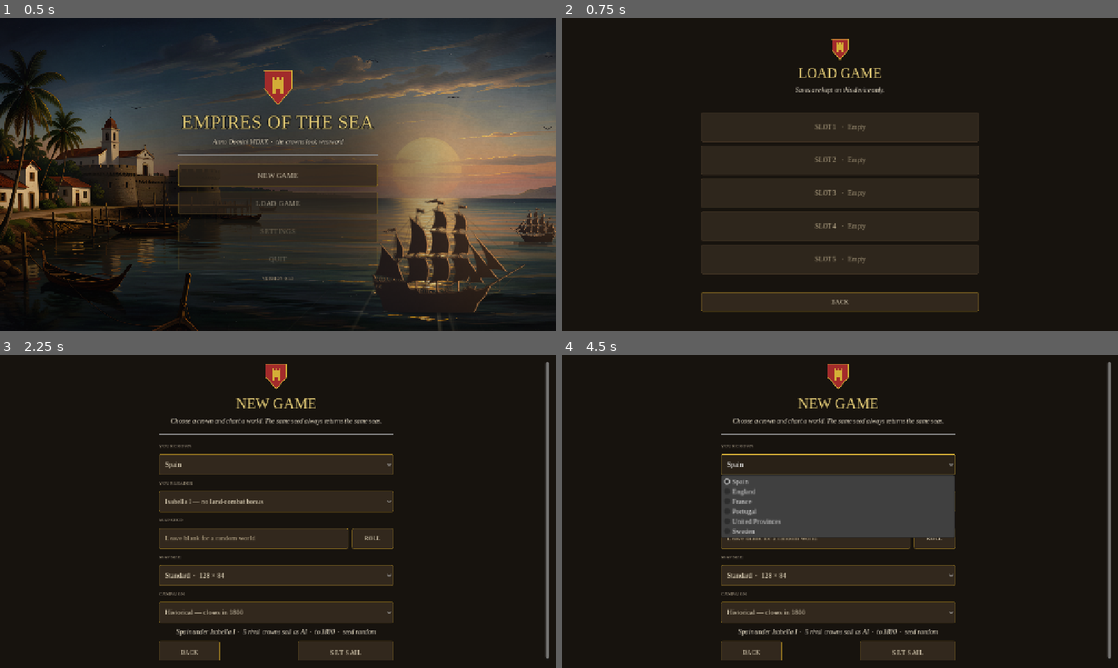
Above: before the commit, frames 1-4 (two rows, left to right).
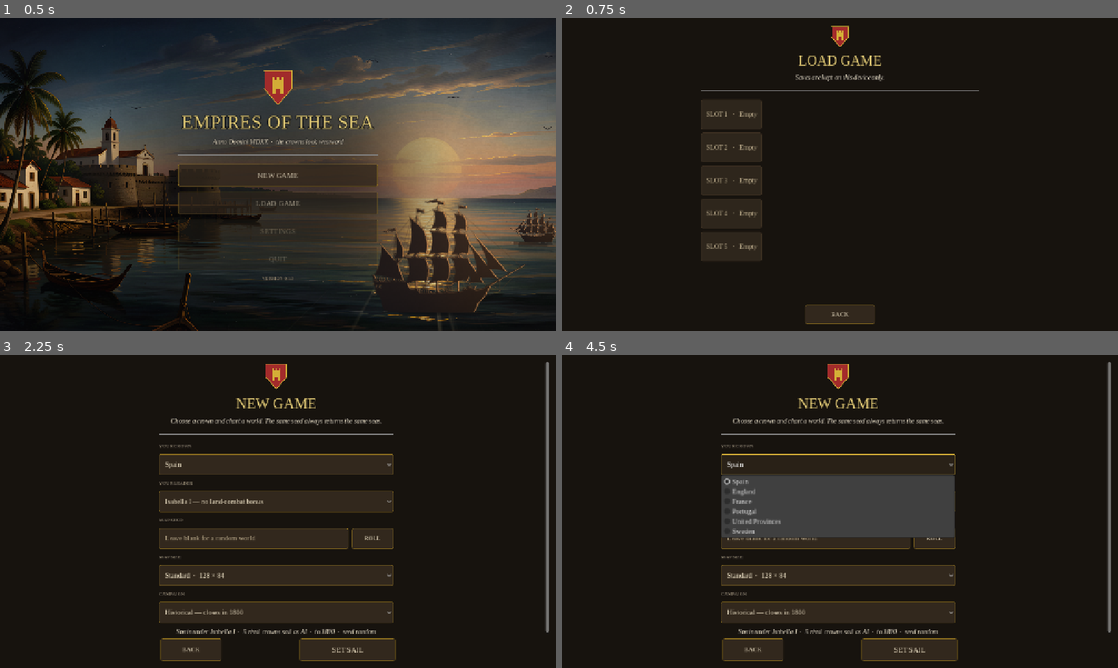
Above: after the commit, the same moments.

Repository: waigore/empires-of-the-sea
Game: Godot game, scene res://scenes/main.tscn
Same seed, same stepped clock (60 frames per second), same inputs: the game is played once before the commit and once after it.
Inputs:
- Up to frame 1 (0.5 s): no input
- Up to frame 2 (0.75 s): click "LOAD GAME" at 0.5 s
- Up to frame 3 (2.25 s): click "BACK" at 1.25 s; click "NEW GAME" at 2 s
- Up to frame 4 (4.5 s): click "BACK" at 2.75 s; click "NEW GAME" at 3.5 s; click "Spain" at 4.25 s

Frame 1 is identical in both runs. In frame 2, 6.5% of the frame differs, in the area x 25-75%, y 2-98%; in frame 3, 0.6%; in frame 4, 0.6%.

Commit message:
fix(menu): fit every phone-landscape page and keep its exit on screen
A 20:9 phone held landscape reports only ~411 design points of height, and the
menu pages assumed desktop height: the title screen clipped SETTINGS and hid
QUIT entirely, NEW GAME opened with its heading cut off and SET SAIL below the
fold, and the load page buried BACK under five slots. Scrolling the menu was
not a way out either — a ScrollContainer never sees a drag that starts on one
of its buttons.

Pages now switch to a compact arrangement below 620 points (no crest, 44-point
rows, tighter separation) and long pages pin their action row outside the
scroll, so SET SAIL, BACK and the pause doors stay reachable at every height.
The load page lays its five slots two-up on a phone, and the shared column now
centres while it fits instead of clipping both ends when it does not.

Android also delivers the back request to every node in the tree, so swapping
out the setup page synchronously handed the same event to the freshly built
title screen, which quits the app. The swap is deferred one idle frame.

Verified on the Android debug APK on a 1080x2400 emulator at 2.625 density
(REQ-P1-05, REQ-P5-01, REQ-P5-07; RUB-P1-05, RUB-P5-01, RUB-P5-07).

Diff:
--- a/scenes/main.gd
+++ b/scenes/main.gd
@@ -58,7 +58,7 @@
 	_clear_page()
 	var setup: GameSetupScreen = GAME_SETUP.instantiate()
 	setup.start_requested.connect(_start_new_game)
-	setup.back_pressed.connect(func() -> void: _show_main_menu())
+	setup.back_pressed.connect(_back_to_menu)
 	add_child(setup)
 	current_page = setup
 
@@ -67,10 +67,18 @@
 	_clear_page()
 	var browser: SaveBrowser = SAVE_BROWSER.instantiate()
 	browser.slot_chosen.connect(_load_save)
-	browser.back_pressed.connect(func() -> void: _show_main_menu())
+	browser.back_pressed.connect(_back_to_menu)
 	add_child(browser)
 	browser.setup(SaveBrowser.Mode.LOAD)
 	current_page = browser
+
+
+## Android delivers the back request to every node in the tree, so a page that
+## swaps itself out synchronously hands the same event to the page it just
+## installed — the freshly built title screen would then quit the app. Swap on
+## the next idle frame instead (REQ-P5-01, REQ-P5-07).
+func _back_to_menu() -> void:
+	_show_main_menu.call_deferred()
 
 
 # --- games -------------------------------------------------------------------
--- a/scripts/ui/game_menu.gd
+++ b/scripts/ui/game_menu.gd
@@ -71,47 +71,42 @@
 	dim.mouse_filter = Control.MOUSE_FILTER_IGNORE
 	_overlay.add_child(dim)
 
-	var scroll := ScrollContainer.new()
-	scroll.set_anchors_and_offsets_preset(Control.PRESET_FULL_RECT)
-	scroll.horizontal_scroll_mode = ScrollContainer.SCROLL_MODE_DISABLED
-	_overlay.add_child(scroll)
-
-	var center := CenterContainer.new()
-	center.size_flags_horizontal = Control.SIZE_EXPAND_FILL
-	center.size_flags_vertical = Control.SIZE_EXPAND_FILL
-	scroll.add_child(center)
-
+	# Same centred-column contract as the menu pages: centred while it fits,
+	# scrolled from the top once it does not (REQ-P5-01).
+	var short: bool = MenuFrame.is_short(_ui)
+	var row: float = MenuFrame.BUTTON_HEIGHT_SHORT if short else MenuFrame.BUTTON_HEIGHT
+	var box: VBoxContainer = MenuFrame.column(_overlay, 380.0)
 	var frame := MenuFrame.panel()
-	var available: float = maxf(_ui.get_viewport_rect().size.x - 32.0, 280.0)
-	frame.custom_minimum_size = Vector2(minf(380.0, available), 0.0)
-	center.add_child(frame)
+	box.add_child(frame)
 
 	_pause_page = VBoxContainer.new()
-	_pause_page.add_theme_constant_override("separation", 10)
+	_pause_page.add_theme_constant_override("separation", 8 if short else 10)
 	frame.add_child(_pause_page)
 
-	var heading := MenuFrame.title("PAUSED", 30)
+	var heading := MenuFrame.title("PAUSED", 26 if short else 30)
 	_pause_page.add_child(heading)
-	_pause_page.add_child(MenuFrame.subtitle("The sea waits while the ledger is open."))
-
-	resume_button = MenuFrame.action_button("RESUME")
+	if not short:
+		_pause_page.add_child(MenuFrame.subtitle("The sea waits while the ledger is open."))
+
+	resume_button = MenuFrame.action_button("RESUME", row)
 	resume_button.pressed.connect(close)
 	_pause_page.add_child(resume_button)
 
-	save_button = MenuFrame.action_button("SAVE GAME")
+	save_button = MenuFrame.action_button("SAVE GAME", row)
 	save_button.pressed.connect(open_save)
 	_pause_page.add_child(save_button)
 
-	load_button = MenuFrame.action_button("LOAD GAME")
+	load_button = MenuFrame.action_button("LOAD GAME", row)
 	load_button.pressed.connect(open_load)
 	_pause_page.add_child(load_button)
 
 	settings_button = MenuFrame.dimmed_button(
 		"SETTINGS", "Settings are not available in this build."
 	)
+	settings_button.custom_minimum_size.y = row
 	_pause_page.add_child(settings_button)
 
-	main_menu_button = MenuFrame.action_button("MAIN MENU")
+	main_menu_button = MenuFrame.action_button("MAIN MENU", row)
 	main_menu_button.pressed.connect(_on_main_menu)
 	_pause_page.add_child(main_menu_button)
 
--- a/scripts/ui/game_setup_screen.gd
+++ b/scripts/ui/game_setup_screen.gd
@@ -30,10 +30,14 @@
 
 
 func _build() -> void:
-	var box: VBoxContainer = MenuFrame.column(self, 540.0)
-	box.alignment = BoxContainer.ALIGNMENT_CENTER
-	box.add_child(MenuFrame.crest(64))
-	box.add_child(MenuFrame.title("NEW GAME", 34))
+	var short: bool = MenuFrame.is_short(self)
+	var actions: HBoxContainer = _build_actions()
+	var box: VBoxContainer = MenuFrame.page(self, 540.0, actions)
+	if short:
+		box.add_theme_constant_override("separation", 8)
+	else:
+		box.add_child(MenuFrame.crest(64))
+	box.add_child(MenuFrame.title("NEW GAME", 28 if short else 34))
 	box.add_child(MenuFrame.subtitle(
 		"Choose a crown and chart a world. The same seed always returns the same seas."
 	))
@@ -103,9 +107,16 @@
 	_error.visible = false
 	box.add_child(_error)
 
+
+## Action row lives outside the scroll (MenuFrame.page): SET SAIL stays on
+## screen at every window height, including a phone held landscape.
+func _build_actions() -> HBoxContainer:
 	var actions := HBoxContainer.new()
 	actions.add_theme_constant_override("separation", 10)
-	box.add_child(actions)
+	actions.custom_minimum_size.x = minf(
+		540.0, maxf(get_viewport_rect().size.x - 32.0, 240.0)
+	)
+	actions.size_flags_horizontal = Control.SIZE_SHRINK_CENTER
 	back_button = MenuFrame.small_button("BACK", 140.0)
 	back_button.pressed.connect(func() -> void: back_pressed.emit())
 	actions.add_child(back_button)
@@ -116,6 +127,7 @@
 	start_button.custom_minimum_size = Vector2(220.0, MenuFrame.BUTTON_HEIGHT)
 	start_button.pressed.connect(_on_start)
 	actions.add_child(start_button)
+	return actions
 
 
 ## Leader choices follow the crown: Spain fields Isabella, France Napoleon.
--- a/scripts/ui/main_menu.gd
+++ b/scripts/ui/main_menu.gd
@@ -29,10 +29,14 @@
 
 
 func _build() -> void:
+	var short: bool = MenuFrame.is_short(self)
 	var box: VBoxContainer = MenuFrame.column(self, 460.0)
 	box.alignment = BoxContainer.ALIGNMENT_CENTER
-	box.add_child(MenuFrame.crest(88))
-	_title = MenuFrame.title("EMPIRES OF THE SEA", 44)
+	if short:
+		box.add_theme_constant_override("separation", 8)
+	else:
+		box.add_child(MenuFrame.crest(88))
+	_title = MenuFrame.title("EMPIRES OF THE SEA", 32 if short else 44)
 	_title.add_theme_color_override("font_outline_color", Color(0.02, 0.025, 0.04, 0.85))
 	_title.add_theme_constant_override("outline_size", 7)
 	box.add_child(_title)
@@ -41,20 +45,28 @@
 	))
 	box.add_child(MenuFrame.separator())
 
-	new_game_button = MenuFrame.action_button("NEW GAME")
+	new_game_button = MenuFrame.action_button(
+		"NEW GAME", MenuFrame.BUTTON_HEIGHT_SHORT if short else MenuFrame.BUTTON_HEIGHT
+	)
 	new_game_button.pressed.connect(func() -> void: new_game_pressed.emit())
 	box.add_child(new_game_button)
 
-	load_game_button = MenuFrame.action_button("LOAD GAME")
+	load_game_button = MenuFrame.action_button(
+		"LOAD GAME", MenuFrame.BUTTON_HEIGHT_SHORT if short else MenuFrame.BUTTON_HEIGHT
+	)
 	load_game_button.pressed.connect(func() -> void: load_game_pressed.emit())
 	box.add_child(load_game_button)
 
 	settings_button = MenuFrame.dimmed_button(
 		"SETTINGS", "Settings are not available in this build."
 	)
+	if short:
+		settings_button.custom_minimum_size.y = MenuFrame.BUTTON_HEIGHT_SHORT
 	box.add_child(settings_button)
 
-	quit_button = MenuFrame.action_button("QUIT")
+	quit_button = MenuFrame.action_button(
+		"QUIT", MenuFrame.BUTTON_HEIGHT_SHORT if short else MenuFrame.BUTTON_HEIGHT
+	)
 	quit_button.pressed.connect(func() -> void: quit_pressed.emit())
 	box.add_child(quit_button)
 
--- a/scripts/ui/menu_frame.gd
+++ b/scripts/ui/menu_frame.gd
@@ -4,7 +4,12 @@
 ## pause). Keeps one look and one set of touch-sized targets (REQ-P1-02, P1-05).
 
 const BUTTON_HEIGHT: float = 52.0
+## Thumb-sized but compact: a 20:9 phone held landscape reports ~411 points of
+## height, and the title page has to fit there without a scroll (REQ-P5-01).
+const BUTTON_HEIGHT_SHORT: float = 44.0
 const PANEL_WIDTH: float = 520.0
+## Below this height the menu pages switch to their compact arrangement.
+const SHORT_HEIGHT: float = 620.0
 
 
 ## Paints the full-screen ink ground every menu page sits on.
@@ -26,6 +31,31 @@
 ## Centred vertical column, safe on phones and tablets. A scroll container keeps
 ## every row reachable on short landscape screens.
 static func column(host: Control, width: float = PANEL_WIDTH) -> VBoxContainer:
+	var scroll := _scroller(host)
+	return _column(scroll, host, width, true)
+
+
+## Page with a pinned action row: the content scrolls, the footer never does,
+## so the primary action cannot fall below the fold on a phone (REQ-P5-01).
+static func page(host: Control, width: float, footer: Control) -> VBoxContainer:
+	var frame := VBoxContainer.new()
+	frame.set_anchors_and_offsets_preset(Control.PRESET_FULL_RECT)
+	frame.offset_left = 16.0
+	frame.offset_top = 16.0
+	frame.offset_right = -16.0
+	frame.offset_bottom = -16.0
+	frame.add_theme_constant_override("separation", 10)
+	host.add_child(frame)
+
+	var scroll := _scroller(frame)
+	scroll.size_flags_vertical = Control.SIZE_EXPAND_FILL
+	var box: VBoxContainer = _column(scroll, host, width, false)
+	if footer != null:
+		frame.add_child(footer)
+	return box
+
+
+static func _scroller(host: Control) -> ScrollContainer:
 	var scroll := ScrollContainer.new()
 	scroll.set_anchors_and_offsets_preset(Control.PRESET_FULL_RECT)
 	scroll.offset_left = 16.0
@@ -33,19 +63,36 @@
 	scroll.offset_right = -16.0
 	scroll.offset_bottom = -16.0
 	scroll.horizontal_scroll_mode = ScrollContainer.SCROLL_MODE_DISABLED
+	scroll.follow_focus = true
 	host.add_child(scroll)
-
-	var center := CenterContainer.new()
-	center.size_flags_horizontal = Control.SIZE_EXPAND_FILL
-	center.size_flags_vertical = Control.SIZE_EXPAND_FILL
-	scroll.add_child(center)
+	return scroll
+
+
+## The column is centred while it fits and scrolls from its top once it does
+## not: a centred container that merely fills the viewport would clip the
+## heading and the footer at the same time and open the page mid-way down.
+static func _column(
+	scroll: ScrollContainer, host: Control, width: float, centre: bool
+) -> VBoxContainer:
+	var frame := CenterContainer.new()
+	frame.size_flags_horizontal = Control.SIZE_EXPAND_FILL
+	frame.size_flags_vertical = Control.SIZE_SHRINK_BEGIN
+	if centre:
+		frame.custom_minimum_size.y = maxf(host.get_viewport_rect().size.y - 32.0, 0.0)
+	scroll.add_child(frame)
 
 	var available: float = maxf(host.get_viewport_rect().size.x - 32.0, 240.0)
 	var box := VBoxContainer.new()
 	box.custom_minimum_size = Vector2(minf(width, available), 0.0)
 	box.add_theme_constant_override("separation", 12)
-	center.add_child(box)
+	frame.add_child(box)
 	return box
+
+
+## True on a phone held landscape, where every decorative row competes with the
+## action the player came for (REQ-P1-05, REQ-P5-01).
+static func is_short(host: Control) -> bool:
+	return host.get_viewport_rect().size.y < SHORT_HEIGHT
 
 
 static func crest(size: int = 72) -> Control:
--- a/scripts/ui/save_browser.gd
+++ b/scripts/ui/save_browser.gd
@@ -13,7 +13,7 @@
 
 var _mode: int = Mode.LOAD
 var _dir: String = SaveStore.DIR
-var _slots_box: VBoxContainer = null
+var _slots_box: GridContainer = null
 var _title: Label = null
 var _status: Label = null
 var _pending_overwrite: int = -1
@@ -40,25 +40,38 @@
 
 
 func _build() -> void:
-	var box: VBoxContainer = MenuFrame.column(self, 640.0)
-	box.alignment = BoxContainer.ALIGNMENT_CENTER
-	box.add_child(MenuFrame.crest(52))
-	_title = MenuFrame.title("LOAD GAME", 32)
+	var short: bool = MenuFrame.is_short(self)
+	back_button = MenuFrame.small_button("BACK", 160.0)
+	back_button.pressed.connect(func() -> void: back_pressed.emit())
+	var footer := HBoxContainer.new()
+	footer.alignment = BoxContainer.ALIGNMENT_CENTER
+	footer.custom_minimum_size.x = minf(
+		640.0, maxf(get_viewport_rect().size.x - 32.0, 240.0)
+	)
+	footer.size_flags_horizontal = Control.SIZE_SHRINK_CENTER
+	footer.add_child(back_button)
+
+	var box: VBoxContainer = MenuFrame.page(self, 640.0, footer)
+	if short:
+		box.add_theme_constant_override("separation", 8)
+	else:
+		box.add_child(MenuFrame.crest(52))
+	_title = MenuFrame.title("LOAD GAME", 26 if short else 32)
 	box.add_child(_title)
 	box.add_child(MenuFrame.subtitle("Saves are kept on this device only."))
 	box.add_child(MenuFrame.separator())
 
-	_slots_box = VBoxContainer.new()
-	_slots_box.add_theme_constant_override("separation", 8)
+	# Five slots fit two-up on a phone, so the whole list is reachable without
+	# dragging inside a column of buttons, which a ScrollContainer never sees.
+	_slots_box = GridContainer.new()
+	_slots_box.columns = 2 if short else 1
+	_slots_box.add_theme_constant_override("h_separation", 8)
+	_slots_box.add_theme_constant_override("v_separation", 8)
 	box.add_child(_slots_box)
 
 	_status = MenuFrame.subtitle("")
 	_status.add_theme_color_override("font_color", Palette.GOLD_PALE)
 	box.add_child(_status)
-
-	back_button = MenuFrame.small_button("BACK", 160.0)
-	back_button.pressed.connect(func() -> void: back_pressed.emit())
-	box.add_child(back_button)
 
 
 ## Rebuilds every row from disk; safe to call whenever the page reappears.
@@ -71,11 +84,13 @@
 		_slots_box.remove_child(child)
 		child.queue_free()
 	slot_buttons.clear()
+	var short: bool = MenuFrame.is_short(self)
 	for row: Dictionary in SaveStore.slots(_dir):
 		var slot: int = int(row["slot"])
 		var exists: bool = bool(row["exists"])
-		var button := MenuFrame.action_button(_row_text(slot, row, exists), 68.0)
-		button.add_theme_font_size_override("font_size", 15)
+		var height: float = 60.0 if short else 68.0
+		var button := MenuFrame.action_button(_row_text(slot, row, exists), height)
+		button.add_theme_font_size_override("font_size", 13 if short else 15)
 		button.disabled = (not exists) and _mode == Mode.LOAD
 		if slot == _pending_overwrite:
 			button.modulate = Color(1.0, 0.82, 0.62)
@@ -89,6 +104,15 @@
 		return "SLOT %d   ·   Empty" % slot
 	var where: String = String(row.get("region", "—"))
 	var stamp: String = String(row.get("saved_at", ""))
+	# Two-up on a phone: keep the crown, the turn and the stamp readable in a
+	# half-width row, and let the region and seed yield (REQ-P1-05).
+	if MenuFrame.is_short(self):
+		return "SLOT %d  ·  %s  ·  Turn %d\n%s" % [
+			slot,
+			String(row.get("nation", "—")),
+			int(row.get("turn", 1)),
+			stamp,
+		]
 	return "SLOT %d   ·   %s  —  Turn %d\n%s  ·  seed %d  ·  %s" % [
 		slot,
 		String(row.get("nation", "—")),
--- a/tests/test_menu_flow.gd
+++ b/tests/test_menu_flow.gd
@@ -22,6 +22,23 @@
 		main.free()
 	main = null
 	_clean_dir()
+
+
+## Android back from the setup page belongs to the title screen, not to the OS:
+## the swap is deferred so the freshly built title page does not receive the
+## same back request and quit the app (REQ-P5-01, REQ-P5-07).
+func test_back_from_setup_returns_to_the_title() -> void:
+	var menu: MainMenu = main.current_page
+	menu.new_game_button.emit_signal("pressed")
+	assert_true(main.current_page is GameSetupScreen, "setup opens")
+	main.current_page.back_pressed.emit()
+	assert_true(
+		main.current_page is GameSetupScreen,
+		"the swap waits for the next idle frame"
+	)
+	await get_tree().process_frame
+	assert_true(main.current_page is MainMenu, "back lands on the title screen")
+	assert_null(main.current_screen, "no map was started")
 
 
 func test_title_screen_offers_new_load_and_a_dimmed_settings_door() -> void:
--- a/tests/test_mobile_layout.gd
+++ b/tests/test_mobile_layout.gd
@@ -302,6 +302,116 @@
 	return null
 
 
+## --- menu pages ------------------------------------------------------------
+
+
+## The title page is the first surface a phone shows: every door must be on
+## screen at once, not scrolled to (REQ-P5-01, REQ-P1-05, RUB-P5-07).
+func test_title_page_shows_every_door_on_a_phone() -> void:
+	for size: Vector2i in [PHONE, SMALL]:
+		var menu := await _menu_page(MainMenu.new(), size) as MainMenu
+		if menu == null:
+			return
+		for button: Button in [
+			menu.new_game_button, menu.load_game_button,
+			menu.settings_button, menu.quit_button,
+		]:
+			_fits(
+				button.get_global_rect(), _viewport_rect(size),
+				"title %s at %s" % [button.text, size]
+			)
+			_tappable(button, "title %s at %s" % [button.text, size])
+
+
+## SET SAIL is pinned outside the scroll: a phone must never have to hunt for
+## the action that starts the game (REQ-P5-01).
+func test_setup_action_row_stays_on_screen_on_a_phone() -> void:
+	for size: Vector2i in [PHONE, SMALL]:
+		var setup := await _menu_page(GameSetupScreen.new(), size) as GameSetupScreen
+		if setup == null:
+			return
+		_fits(
+			setup.start_button.get_global_rect(), _viewport_rect(size),
+			"set sail at %s" % size
+		)
+		_fits(
+			setup.back_button.get_global_rect(), _viewport_rect(size),
+			"back at %s" % size
+		)
+		_tappable(setup.start_button, "set sail at %s" % size)
+
+
+## The load page lists five slots and the only way out: both must be reachable
+## without a drag inside a column of buttons (REQ-P5-01, REQ-P1-05).
+func test_load_page_fits_every_slot_and_the_exit_on_a_phone() -> void:
+	var browser := await _menu_page(SaveBrowser.new(), PHONE) as SaveBrowser
+	if browser == null:
+		return
+	assert_eq(browser.slot_buttons.size(), SaveStore.SLOT_COUNT, "every slot listed")
+	for button: Button in browser.slot_buttons:
+		_fits(button.get_global_rect(), _viewport_rect(PHONE), "slot at phone")
+		_tappable(button, "slot at phone")
+	_fits(browser.back_button.get_global_rect(), _viewport_rect(PHONE), "load back")
+	_tappable(browser.back_button, "load back")
+
+
+## The pause menu is the phone's only route to save/load: every door on screen
+## at once, none under the thumb's reach (REQ-P5-01, REQ-P1-05).
+func test_pause_menu_fits_a_phone() -> void:
+	_open(PHONE)
+	await get_tree().process_frame
+	_screen.game_menu.open()
+	await get_tree().process_frame
+	await get_tree().process_frame
+	var menu: GameMenu = _screen.game_menu
+	for button: Button in [
+		menu.resume_button, menu.save_button, menu.load_button,
+		menu.settings_button, menu.main_menu_button,
+	]:
+		_fits(button.get_global_rect(), _screen_rect(), "pause %s" % button.text)
+		_tappable(button, "pause %s" % button.text)
+	menu.close()
+
+
+## A page taller than the viewport opens at its top instead of being centred
+## over both edges (the bug that hid QUIT and the NEW GAME heading).
+func test_overflowing_page_opens_at_its_top() -> void:
+	var setup := await _menu_page(GameSetupScreen.new(), PHONE) as GameSetupScreen
+	if setup == null:
+		return
+	var scroll: ScrollContainer = _first_scroll(setup)
+	assert_not_null(scroll, "setup page scrolls")
+	if scroll != null:
+		assert_almost_eq(scroll.scroll_vertical, 0.0, 0.5, "opens at the top")
+		assert_gt(
+			scroll.get_v_scroll_bar().max_value, scroll.size.y,
+			"the form overflows a phone and stays scrollable"
+		)
+
+
+func _menu_page(control: Control, size: Vector2i) -> Control:
+	if is_instance_valid(_viewport):
+		_viewport.free()
+	_viewport = SubViewport.new()
+	_viewport.size = size
+	_viewport.render_target_update_mode = SubViewport.UPDATE_DISABLED
+	add_child(_viewport)
+	_viewport.add_child(control)
+	await get_tree().process_frame
+	await get_tree().process_frame
+	return control
+
+
+func _viewport_rect(size: Vector2i) -> Rect2:
+	return Rect2(Vector2.ZERO, Vector2(size))
+
+
+func _first_scroll(node: Node) -> ScrollContainer:
+	for child: Node in node.find_children("*", "ScrollContainer", true, false):
+		return child as ScrollContainer
+	return null
+
+
 ## --- helpers ---------------------------------------------------------------
 
 
